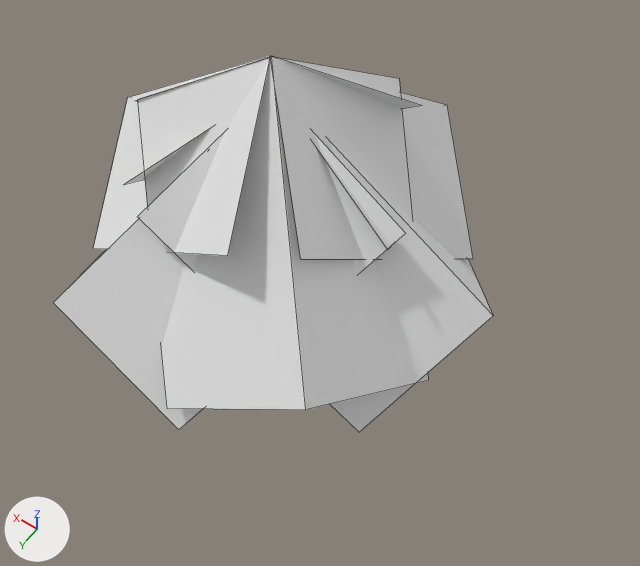
The OBJ model assets/mcme/models/block/larch_leaves_omnidirectional.obj, before and after one commit.
Both versions are drawn from a 50 mm camera at (-1.78, 2.28, 4.04) aimed at (0.1, -0.35, -0.1). The lights are fixed; the arrows at lower left show +X, +Y and +Z. Mesh edges are drawn as thin lines. Where no turn or scale is listed for an object, it has been applied to the vertices.
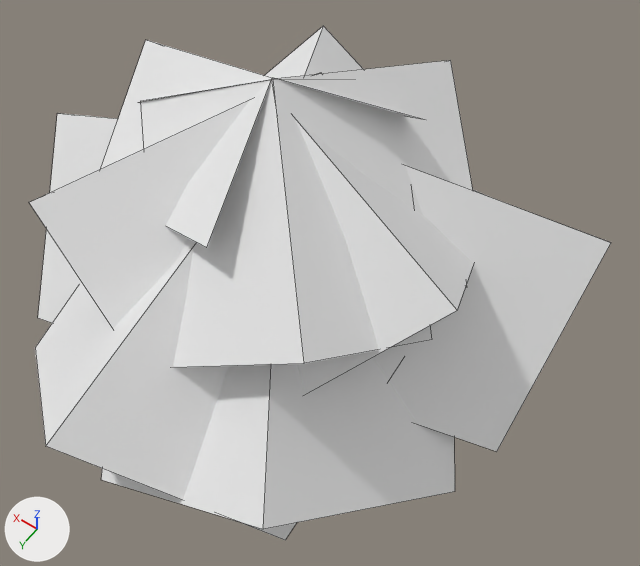
Commit message: larch leaves model update

Location of each change, (x1, y1, x2, y2) in pixels of the pictures (640 x 566 px):
'plane.002', reshaped
    before: (137, 57, 428, 410)
    after: (265, 26, 467, 287)
'plane.005', reshaped
    before: (138, 133, 493, 432)
    after: (140, 79, 432, 367)
'plane.003', reshaped
    before: (53, 136, 405, 429)
    after: (101, 357, 455, 529)
'plane.001', reshaped
    before: (93, 56, 422, 256)
    after: (378, 166, 611, 452)
'plane', reshaped
    before: (135, 57, 473, 259)
    after: (35, 246, 382, 540)
'plane.009', added
    after: (29, 73, 320, 328)
'plane.008', added
    after: (296, 73, 473, 394)
'plane.006', added
    after: (141, 60, 473, 215)
'plane.007', added
    after: (101, 40, 423, 248)
'plane.004', reshaped
    before: (125, 128, 391, 250)
    after: (38, 113, 118, 323)

What changed in the scene script:
```text
Change me_plane:
    where me_plane.from_pydata(...)  # 6 vertices, 2 faces; spans x -0.47..1.33, y -1.83..0.11, z -0.35..1.27
    verts and faces of me_plane; kept vertices keep their numbers, new ones are numbered from 6
    me_plane part 1
    add delete_vertices([*range(0, 6)])  # with the faces that use them
    add verts[6] = (1.51, -1.21, 0.2)
    add verts[7] = (1.6, 0.74, -0.77)  # pixel (35, 347)
    add verts[8] = (-0.59, -1.12, 0.2)
    add verts[9] = (-0.5, 0.83, -0.77)  # pixel (285, 540)
    add verts[10] = (0.57, 1.37, -0.01)  # pixel (45, 446)
    add verts[11] = (0.49, -0.58, 0.79)
    add faces += [(8, 9, 10, 11), (6, 11, 10, 7)]
Change me_plane_001:
    where me_plane_001.from_pydata(...)  # 6 vertices, 2 faces; spans x -0.01..1.88, y -1.37..0.3, z -0.35..1.27
    verts and faces of me_plane_001; kept vertices keep their numbers, new ones are numbered from 6
    me_plane_001 part 2
    add delete_vertices([*range(0, 6)])  # with the faces that use them
    add verts[6] = (1.53, -1.2, 0.2)
    add verts[7] = (-0.15, -2.17, -0.77)  # pixel (489, 196)
    add verts[8] = (0.48, 0.63, 0.2)
    add verts[9] = (-1.2, -0.35, -0.77)  # pixel (496, 451)
    add verts[10] = (-1.19, -1.55, -0.01)  # pixel (611, 242)
    add verts[11] = (0.5, -0.58, 0.79)
    add faces += [(8, 9, 10, 11), (6, 7, 10, 11)]
Change me_plane_002:
    where me_plane_002.from_pydata(...)  # 6 vertices, 2 faces; spans x -0.71..1.33, y -1.31..0.73, z -0.35..1.27
    me_plane_002 part 3
    me_plane_002.vertices[0].co: (1.33, -0.3, 0.72) -> (-0.71, -0.6, 0.2)  # pixel (137, 99) -> pixel (467, 287)
    me_plane_002.vertices[1].co: (0.39, 0.73, -0.35) -> (0.25, -2.29, -0.77)  # pixel (166, 408) -> not seen
    me_plane_002.vertices[2].co: (0.22, -1.31, 0.72) -> (1.12, 0.44, 0.2)  # pixel (399, 78) -> not seen
    me_plane_002.vertices[3].co: (-0.71, -0.29, -0.35) -> (2.08, -1.26, -0.77)  # pixel (428, 380) -> not seen
    me_plane_002.vertices[4].co: (-0.44, 0.53, 0.2) -> (1.45, -2.29, -0.01)  # pixel (305, 409) -> pixel (323, 25)
    me_plane_002.vertices[5].co: (0.49, -0.5, 1.27) -> (0.49, -0.59, 0.79)  # pixel (271, 56) -> not seen
Change me_plane_003:
    where me_plane_003.from_pydata(...)  # 6 vertices, 2 faces; spans x -0.36..1.63, y -1.23..0.73, z -0.53..1.08
    verts and faces of me_plane_003; kept vertices keep their numbers, new ones are numbered from 6
    me_plane_003 part 4
    add delete_vertices([*range(0, 6)])  # with the faces that use them
    add verts[6] = (-0.04, -1.64, -0.07)
    add verts[7] = (-1.12, -0.02, -0.86)  # pixel (454, 491)
    add verts[8] = (1.71, -0.48, -0.07)
    add verts[9] = (0.64, 1.14, -0.86)  # pixel (100, 479)
    add verts[10] = (-0.56, 1.05, -0.09)  # pixel (263, 529)
    add verts[11] = (0.51, -0.57, 0.7)
    add faces += [(6, 11, 10, 7), (8, 11, 10, 9)]
Change me_plane_004:
    where me_plane_004.from_pydata(...)  # 6 vertices, 2 faces; spans x -0.35..1.5, y -1.82..0.13, z -0.53..1.08
    me_plane_004 part 5
    me_plane_004.vertices[0].co: (-0.35, -0.33, 0.53) -> (-0.05, -1.64, -0.07)  # pixel (387, 249) -> not seen
    me_plane_004.vertices[1].co: (0.07, -1.65, -0.53) -> (1.89, -1.57, -0.86)
    me_plane_004.vertices[2].co: (1.08, 0.13, 0.53) -> (-0.12, 0.46, -0.07)  # pixel (123, 184) -> not seen
    me_plane_004.vertices[3].co: (1.5, -1.2, -0.53) -> (1.82, 0.53, -0.86)  # not seen -> pixel (37, 318)
    me_plane_004.vertices[4].co: (0.91, -1.82, 0.01) -> (2.44, -0.5, -0.09)  # not seen -> pixel (57, 113)
    me_plane_004.vertices[5].co: (0.49, -0.5, 1.08) -> (0.5, -0.57, 0.7)
Change me_plane_005:
    where me_plane_005.from_pydata(...)  # 6 vertices, 2 faces; spans x -0.88..0.99, y -1.36..0.26, z -0.53..1.08
    verts and faces of me_plane_005; kept vertices keep their numbers, new ones are numbered from 6
    me_plane_005 part 6
    add delete_vertices([*range(0, 6)])  # with the faces that use them
    add verts[6] = (1.31, -0.3, 0.72)  # pixel (140, 100)
    add verts[7] = (0.39, 0.7, 0.04)
    add verts[8] = (0.23, -1.29, 0.72)
    add verts[9] = (-0.69, -0.29, 0.04)  # pixel (431, 339)
    add verts[10] = (-0.42, 0.51, 0.57)  # pixel (304, 363)
    add verts[11] = (0.49, -0.5, 1.13)  # pixel (273, 79)
    add faces += [(8, 9, 10, 11), (6, 11, 10, 7)]
Add me_plane_009:
    me_plane_009.from_pydata([(0.75, -1.29, 0.53), (1.68, -0.29, -0.02), (-0.32, -0.29, 0.53), (0.61, 0.71, -0.02), (1.42, 0.51, 0.51), (0.5, -0.49, 1.07)], [], [(4, 5, 2, 3), (5, 4, 1, 0)])
    me_plane_009.materials.append(mat_m_fa3259c7_3aa4_3817_d0aa_c111cfae9b3d)  # its picture is missing
Add me_plane_008:
    me_plane_008.from_pydata([(0.76, -1.28, 0.53), (-0.57, -1.01, -0.02), (1.05, 0.15, 0.53), (-0.28, 0.43, -0.02), (-0.83, -0.21, 0.51), (0.5, -0.48, 1.07)], [], [(5, 4, 1, 0), (2, 5, 4, 3)])
    me_plane_008.materials.append(mat_m_fa3259c7_3aa4_3817_d0aa_c111cfae9b3d)  # its picture is missing
Add me_plane_007:
    me_plane_007.from_pydata([(-0.09, -1.1, 0.72), (1.22, -1.46, 0.04), (0.3, 0.31, 0.72), (1.61, -0.05, 0.04), (1.81, -0.87, 0.57), (0.5, -0.5, 1.13)], [], [(4, 5, 2, 3), (5, 4, 1, 0)])
    me_plane_007.materials.append(mat_m_fa3259c7_3aa4_3817_d0aa_c111cfae9b3d)  # its picture is missing
Add me_plane_006:
    me_plane_006.from_pydata([(1.32, -0.29, 0.72), (0.96, -1.6, 0.04), (-0.1, 0.09, 0.72), (-0.45, -1.22, 0.04), (0.15, -1.8, 0.57), (0.5, -0.49, 1.13)], [], [(4, 5, 2, 3), (1, 4, 5, 0)])
    me_plane_006.materials.append(mat_m_fa3259c7_3aa4_3817_d0aa_c111cfae9b3d)  # its picture is missing
Add ob_plane_009:
    ob_plane_009 = bpy.data.objects.new('plane.009', me_plane_009)
    ob_plane_009.location = (0.0, 0.0, 0.0)
Add ob_plane_008:
    ob_plane_008 = bpy.data.objects.new('plane.008', me_plane_008)
    ob_plane_008.location = (0.0, 0.0, 0.0)
Add ob_plane_007:
    ob_plane_007 = bpy.data.objects.new('plane.007', me_plane_007)
    ob_plane_007.location = (0.0, 0.0, 0.0)
Add ob_plane_006:
    ob_plane_006 = bpy.data.objects.new('plane.006', me_plane_006)
    ob_plane_006.location = (0.0, 0.0, 0.0)
```
